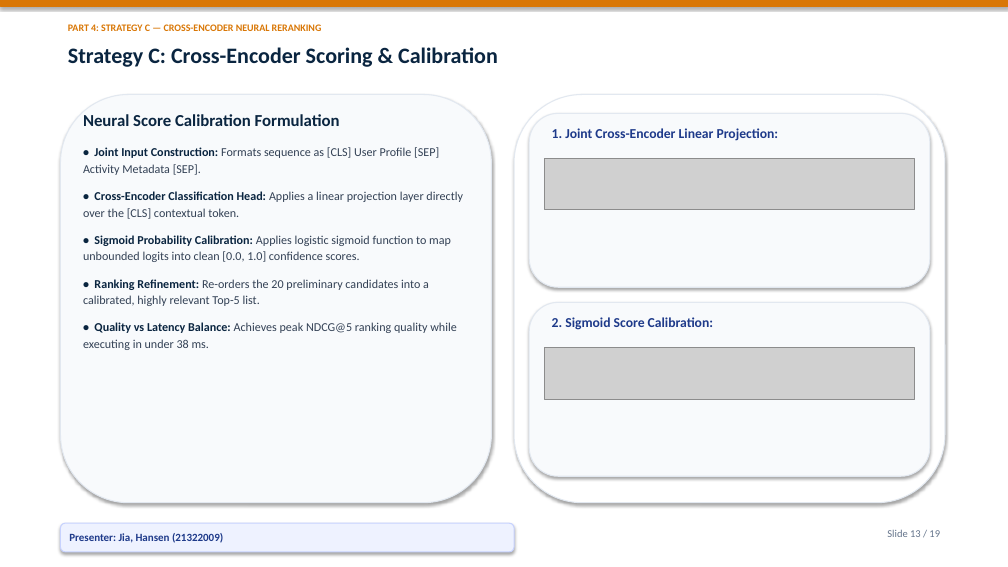
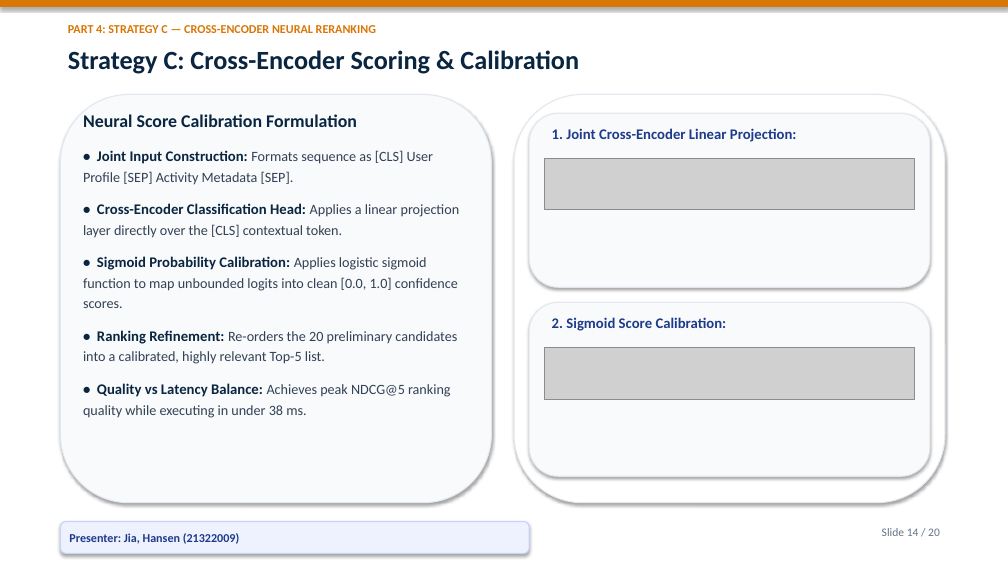
Before and after one commit to Bob8259/CSIT-5210-Group-Project, a slide deck: slide 14 of CSIT5210_Group1_Presentation.pptx (slide 13 before the commit). Drawn at 1008x567 pixels with LibreOffice and Linux fonts; fonts in the diff are those of the drawing; grey boxes stand for pictures. Boxes give left, top, right and bottom in pixels: in the first picture for what was removed or moved away, otherwise in the second. Text is boxed around its words. In the diff, an @@ line names an element or a change of style, - is before the commit and + after.

Commit message:
feat: add grand cover page and enlarge presentation font sizes for optimal projection readability

```diff
--- a/CSIT5210_Group1_Presentation.pptx
+++ b/CSIT5210_Group1_Presentation.pptx
@@ text "PART 4: STRATEGY C — ..." at (68, 25, 376, 33): size 9.5 to 11.5 pt @@
@@ text "Strategy C: Cross-Encoder Scoring & ..." at (68, 50, 579, 74): size 21 to 25 pt @@
@@ text "Neural Score Calibration Formulation" at (83, 114, 460, 418): size 16 to 17 pt in "Neural Score Calibration Formulation"; size 11.5 to 14 pt in "• Joint Input Construction:", "• Cross-Encoder Classification Head:", "• Sigmoid Probability Calibration:", "• Ranking Refinement:" and 1 more places; size 11.5 to 13.5 pt in "Formats sequence as [CLS] User Profile [SEP] ...", "Applies a linear projection layer directly over ...", "Applies logistic sigmoid function to map unbounded ...", "Re-orders the 20 preliminary candidates into a ..." and 1 more places; line spacing 1.15 to 1.2; more space between paragraphs @@
@@ text "1. Joint Cross-Encoder Linear Projection:" at (552, 128, 797, 142): size 13 to 14 pt @@
@@ text "2. Sigmoid Score Calibration:" at (552, 317, 727, 331): size 13 to 14 pt @@
@@ rounded rectangle "Presenter: Jia, Hansen (21322009)": place and size @@
-rounded rectangle "Presenter: Jia, Hansen (21322009)" at (60, 523, 514, 552)
+rounded rectangle "Presenter: Jia, Hansen (21322009)" at (60, 522, 529, 554)
@@ rounded rectangle "Presenter: Jia, Hansen (21322009)" at (60, 522, 529, 554): size 10.5 to 11.5 pt @@
@@ text at (882, 528, 940, 536): text changed; size 10 to 11 pt @@
-Slide 13 / 19
+Slide 14 / 20
```
Also in this commit, not shown: 18 other slides changed, 1 slide added, 1 other file.
